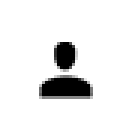
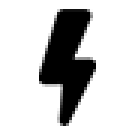
Before/after of a w=132, h=132 layered artwork. What changed in the layer stack:
added layer "flash30" above "TabBar@3x" over 39, 9, 96, 126
hid "tabBarImages_profile" over 39, 42, 93, 99
